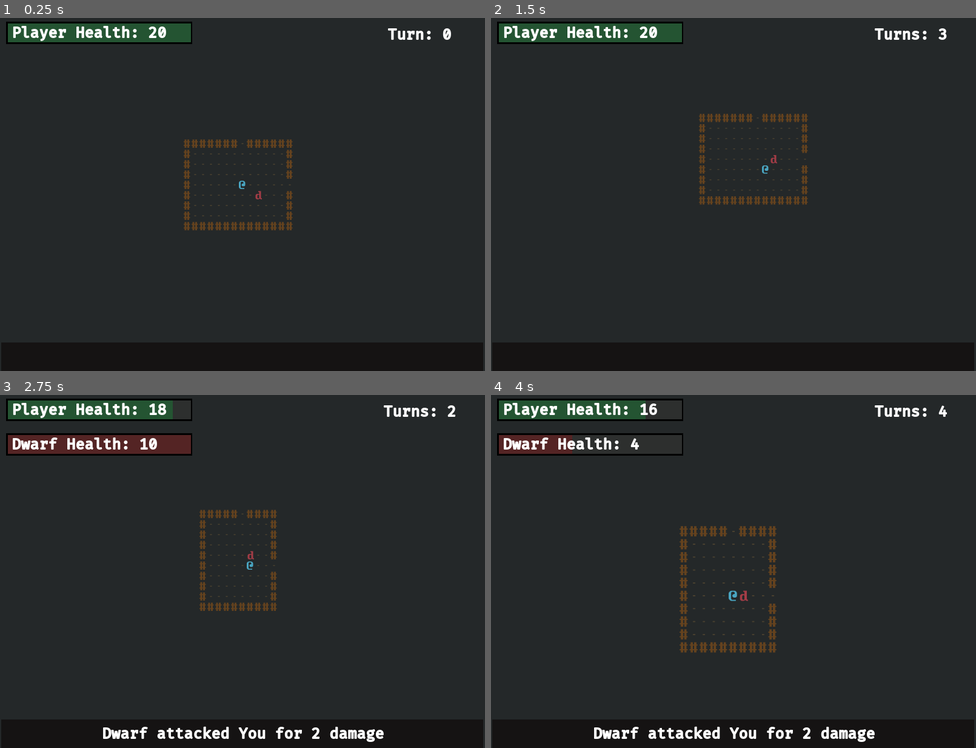
Above: before the commit, frames 1-4 (two rows, left to right).
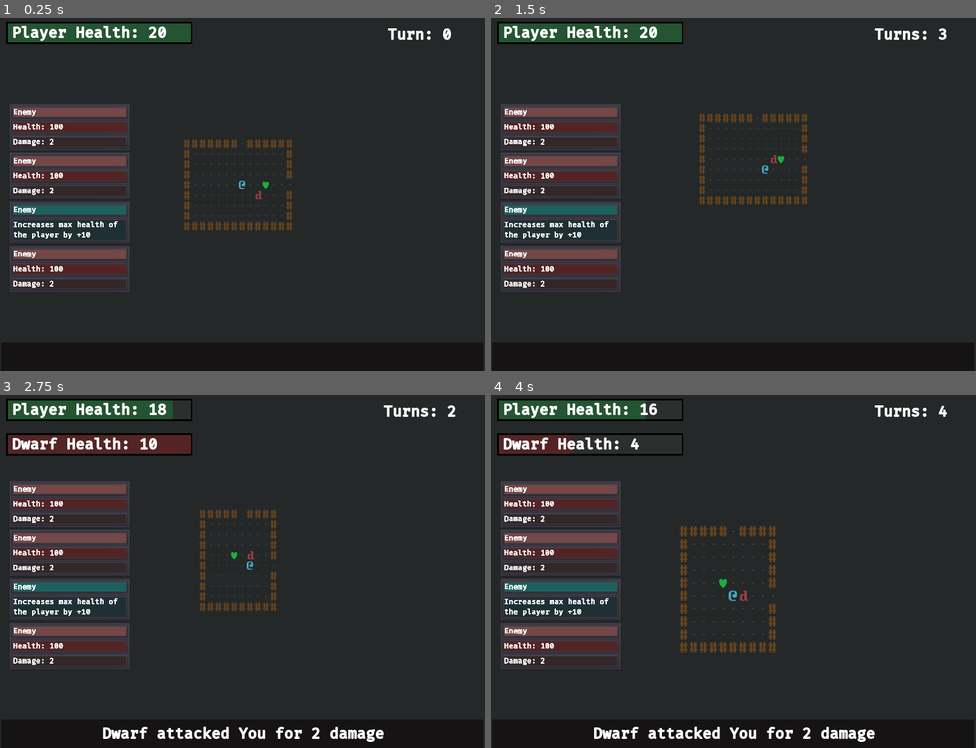
Above: after the commit, the same moments.

Repository: ZenCoderGames/ZRoguelikeGame
Game: Godot game, scene res://scene/main/MainScene.tscn
Same seed, same stepped clock (60 frames per second), same inputs: the game is played once before the commit and once after it.
Inputs:
- Up to frame 1 (0.25 s): no input
- Up to frame 2 (1.5 s): hold Right (move_right) 0.53-1.28 s; tap S (cam_move_down) at 0.6 s; tap Enter at 1.25 s; hold Down (move_down) from 1.28 s (still down); tap A (cam_move_left) at 1.35 s
- Up to frame 3 (2.75 s): tap R (reset_dungeon) at 2 s; release Down (move_down) at 2.03 s; hold Right (move_right) from 2.03 s (still down); tap D (cam_move_right) at 2.1 s
- Up to frame 4 (4 s): release Right (move_right) at 2.78 s; hold Up (move_up) 2.78-3.53 s; tap W (cam_move_up) at 2.85 s; hold Left (move_left) from 3.53 s (still down); tap Q (cam_zoom_in) at 3.6 s

The runs differ from the first frame. In frame 1, 7.3% of the frame differs, in the area x 2-56%, y 24-78%; in frame 2, 7.3%; in frame 3, 7.3%; in frame 4, 7.3%, in the area x 2-49%, y 24-78%.

Commit message:
Item Code Updates and framework for UI

Diff:
--- /dev/null
+++ b/entity/items/Item_BasicSword.tscn
@@ -0,0 +1,15 @@
+[gd_scene load_steps=4 format=2]
+
+[ext_resource path="res://resource/curses_vector_24x36.png" type="Texture" id=1]
+[ext_resource path="res://scripts/battle/instance/items/Item.gd" type="Script" id=2]
+
+[sub_resource type="AtlasTexture" id=1]
+flags = 4
+atlas = ExtResource( 1 )
+region = Rect2( 72, 252, 24, 36 )
+
+[node name="Item_Sword" type="Sprite"]
+self_modulate = Color( 0.113725, 0.658824, 0.686275, 1 )
+position = Vector2( 209, 69 )
+texture = SubResource( 1 )
+script = ExtResource( 2 )
--- /dev/null
+++ b/entity/items/Item_ClothArmor.tscn
@@ -0,0 +1,15 @@
+[gd_scene load_steps=4 format=2]
+
+[ext_resource path="res://resource/curses_vector_24x36.png" type="Texture" id=1]
+[ext_resource path="res://scripts/battle/instance/items/Item.gd" type="Script" id=2]
+
+[sub_resource type="AtlasTexture" id=1]
+flags = 4
+atlas = ExtResource( 1 )
+region = Rect2( 24, 216, 24, 36 )
+
+[node name="Item_ClothArmor" type="Sprite"]
+self_modulate = Color( 0.113725, 0.658824, 0.686275, 1 )
+position = Vector2( 209, 69 )
+texture = SubResource( 1 )
+script = ExtResource( 2 )
--- /dev/null
+++ b/entity/items/Item_HealthUpgrade.tscn
@@ -0,0 +1,15 @@
+[gd_scene load_steps=4 format=2]
+
+[ext_resource path="res://resource/curses_vector_24x36.png" type="Texture" id=1]
+[ext_resource path="res://scripts/battle/instance/items/Item.gd" type="Script" id=2]
+
+[sub_resource type="AtlasTexture" id=1]
+flags = 4
+atlas = ExtResource( 1 )
+region = Rect2( 72, 0, 24, 36 )
+
+[node name="Item_HealthUpgrade" type="Sprite"]
+self_modulate = Color( 0.113725, 0.686275, 0.254902, 1 )
+position = Vector2( 209, 69 )
+texture = SubResource( 1 )
+script = ExtResource( 2 )
--- /dev/null
+++ b/entity/items/Item_HeavySword.tscn
@@ -0,0 +1,15 @@
+[gd_scene load_steps=4 format=2]
+
+[ext_resource path="res://resource/curses_vector_24x36.png" type="Texture" id=1]
+[ext_resource path="res://scripts/battle/instance/items/Item.gd" type="Script" id=2]
+
+[sub_resource type="AtlasTexture" id=1]
+flags = 4
+atlas = ExtResource( 1 )
+region = Rect2( 72, 180, 24, 36 )
+
+[node name="Item_HeavySword" type="Sprite"]
+self_modulate = Color( 0.113725, 0.658824, 0.686275, 1 )
+position = Vector2( 209, 69 )
+texture = SubResource( 1 )
+script = ExtResource( 2 )
--- /dev/null
+++ b/entity/items/Item_SmallHealingPotion.tscn
@@ -0,0 +1,15 @@
+[gd_scene load_steps=4 format=2]
+
+[ext_resource path="res://resource/curses_vector_24x36.png" type="Texture" id=1]
+[ext_resource path="res://scripts/battle/instance/items/Item.gd" type="Script" id=2]
+
+[sub_resource type="AtlasTexture" id=1]
+flags = 4
+atlas = ExtResource( 1 )
+region = Rect2( 72, 0, 24, 36 )
+
+[node name="Item_SmallHealPotion" type="Sprite"]
+self_modulate = Color( 0.113725, 0.686275, 0.243137, 1 )
+position = Vector2( 209, 69 )
+texture = SubResource( 1 )
+script = ExtResource( 2 )
--- a/project.godot
+++ b/project.godot
@@ -94,7 +94,7 @@
 "language": "GDScript",
 "path": "res://scripts/battle/instance/EnemyCharacter.gd"
 }, {
-"base": "Reference",
+"base": "Node2D",
 "class": "Item",
 "language": "GDScript",
 "path": "res://scripts/battle/instance/items/Item.gd"
--- a/resource/items.json
+++ b/resource/items.json
@@ -4,6 +4,7 @@
 			"id": "SWORD_00",
 			"name": "Basic Sword",
 			"description": "Just a simple sword",
+			"path": "entity/items/Item_BasicSword.tscn",
 			"type": "EQUIPABLE",
 			"stats": [
 				{
@@ -16,6 +17,7 @@
 			"id": "SWORD_01",
 			"name": "Heavy Sword",
 			"description": "A heavier more powerful sword",
+			"path": "entity/items/Item_HeavySword.tscn",
 			"type": "EQUIPABLE",
 			"stats": [
 				{
@@ -28,6 +30,7 @@
 			"id": "ARMOR_00",
 			"name": "Cloth Armor",
 			"description": "Simple clothing to protect you",
+			"path": "entity/items/Item_ClothArmor.tscn",
 			"type": "EQUIPABLE",
 			"stats": [
 				{
@@ -40,6 +43,7 @@
 			"id": "HEALTH_POTION_00",
 			"name": "Small Health Potion",
 			"description": "A tiny health potion",
+			"path": "entity/items/Item_SmallHealingPotion.tscn",
 			"type": "CONSUMABLE",
 			"statModifiers": [
 				{
@@ -52,6 +56,7 @@
 			"id": "HEALTH_UPGRADE_00",
 			"name": "Blessing of health",
 			"description": "A boost to base health",
+			"path": "entity/items/Item_HealthUpgrade.tscn",
 			"type": "CONSUMABLE",
 			"statModifiers": [
 				{
--- /dev/null
+++ b/scene/gui/CharacterUI.tscn
@@ -0,0 +1,87 @@
+[gd_scene load_steps=2 format=2]
+
+[ext_resource path="res://themes/guiTheme.tres" type="Theme" id=1]
+
+[node name="PanelContainer" type="PanelContainer"]
+margin_top = 112.0
+margin_right = 300.0
+margin_bottom = 269.0
+
+[node name="VBoxContainer" type="VBoxContainer" parent="."]
+margin_left = 7.0
+margin_top = 7.0
+margin_right = 293.0
+margin_bottom = 150.0
+
+[node name="PanelContainer" type="PanelContainer" parent="VBoxContainer"]
+margin_right = 286.0
+margin_bottom = 45.0
+
+[node name="Bg" type="ColorRect" parent="VBoxContainer/PanelContainer"]
+margin_left = 7.0
+margin_top = 7.0
+margin_right = 279.0
+margin_bottom = 38.0
+color = Color( 0.462745, 0.282353, 0.282353, 1 )
+
+[node name="HealthLabel" type="Label" parent="VBoxContainer/PanelContainer"]
+margin_left = 7.0
+margin_top = 7.0
+margin_right = 279.0
+margin_bottom = 38.0
+theme = ExtResource( 1 )
+text = "Enemy"
+
+[node name="PanelContainer3" type="PanelContainer" parent="VBoxContainer"]
+margin_top = 49.0
+margin_right = 286.0
+margin_bottom = 94.0
+
+[node name="Bg" type="ColorRect" parent="VBoxContainer/PanelContainer3"]
+margin_left = 7.0
+margin_top = 7.0
+margin_right = 279.0
+margin_bottom = 38.0
+color = Color( 0, 0, 0, 1 )
+
+[node name="InnerBg" type="ColorRect" parent="VBoxContainer/PanelContainer3"]
+margin_left = 7.0
+margin_top = 7.0
+margin_right = 279.0
+margin_bottom = 38.0
+color = Color( 0.180392, 0.188235, 0.184314, 1 )
+
+[node name="HealthBar" type="ColorRect" parent="VBoxContainer/PanelContainer3"]
+margin_left = 7.0
+margin_top = 7.0
+margin_right = 279.0
+margin_bottom = 38.0
+color = Color( 0.333333, 0.145098, 0.145098, 1 )
+
+[node name="HealthLabel" type="Label" parent="VBoxContainer/PanelContainer3"]
+margin_left = 7.0
+margin_top = 7.0
+margin_right = 279.0
+margin_bottom = 38.0
+theme = ExtResource( 1 )
+text = "Health: 100"
+
+[node name="PanelContainer2" type="PanelContainer" parent="VBoxContainer"]
+margin_top = 98.0
+margin_right = 286.0
+margin_bottom = 143.0
+
+[node name="Bg" type="ColorRect" parent="VBoxContainer/PanelContainer2"]
+margin_left = 7.0
+margin_top = 7.0
+margin_right = 279.0
+margin_bottom = 38.0
+color = Color( 0.203922, 0.156863, 0.156863, 1 )
+
+[node name="DescLabel" type="Label" parent="VBoxContainer/PanelContainer2"]
+margin_left = 7.0
+margin_top = 7.0
+margin_right = 279.0
+margin_bottom = 38.0
+theme = ExtResource( 1 )
+text = "Damage: 2"
--- /dev/null
+++ b/scene/gui/ItemUI.tscn
@@ -0,0 +1,54 @@
+[gd_scene load_steps=2 format=2]
+
+[ext_resource path="res://themes/guiTheme.tres" type="Theme" id=1]
+
+[node name="PanelContainer" type="PanelContainer"]
+margin_top = 112.0
+margin_right = 300.0
+margin_bottom = 157.0
+
+[node name="VBoxContainer" type="VBoxContainer" parent="."]
+margin_left = 7.0
+margin_top = 7.0
+margin_right = 293.0
+margin_bottom = 169.0
+
+[node name="PanelContainer" type="PanelContainer" parent="VBoxContainer"]
+margin_right = 286.0
+margin_bottom = 45.0
+
+[node name="Bg" type="ColorRect" parent="VBoxContainer/PanelContainer"]
+margin_left = 7.0
+margin_top = 7.0
+margin_right = 279.0
+margin_bottom = 38.0
+color = Color( 0.117647, 0.384314, 0.376471, 1 )
+
+[node name="HealthLabel" type="Label" parent="VBoxContainer/PanelContainer"]
+margin_left = 7.0
+margin_top = 7.0
+margin_right = 279.0
+margin_bottom = 38.0
+theme = ExtResource( 1 )
+text = "Enemy"
+
+[node name="PanelContainer3" type="PanelContainer" parent="VBoxContainer"]
+margin_top = 49.0
+margin_right = 286.0
+margin_bottom = 162.0
+
+[node name="Bg" type="ColorRect" parent="VBoxContainer/PanelContainer3"]
+margin_left = 7.0
+margin_top = 7.0
+margin_right = 279.0
+margin_bottom = 106.0
+color = Color( 0.12549, 0.192157, 0.207843, 1 )
+
+[node name="HealthLabel" type="Label" parent="VBoxContainer/PanelContainer3"]
+margin_left = 7.0
+margin_top = 7.0
+margin_right = 279.0
+margin_bottom = 106.0
+theme = ExtResource( 1 )
+text = "Increases max health of the player by +10"
+autowrap = true
--- a/scene/gui/MainGUI.tscn
+++ b/scene/gui/MainGUI.tscn
@@ -1,7 +1,9 @@
-[gd_scene load_steps=3 format=2]
+[gd_scene load_steps=5 format=2]
 
 [ext_resource path="res://themes/guiTheme.tres" type="Theme" id=1]
 [ext_resource path="res://scripts/battle/ui/BattleUI.gd" type="Script" id=2]
+[ext_resource path="res://scene/gui/CharacterUI.tscn" type="PackedScene" id=3]
+[ext_resource path="res://scene/gui/ItemUI.tscn" type="PackedScene" id=4]
 
 [node name="MainGUI" type="Control"]
 margin_right = 800.0
@@ -138,3 +140,37 @@
 text = "Press 'R' to restart"
 align = 1
 valign = 1
+
+[node name="VBoxContainer" type="VBoxContainer" parent="."]
+margin_left = 15.0
+margin_top = 150.0
+margin_right = 415.0
+margin_bottom = 809.0
+rect_scale = Vector2( 0.5, 0.5 )
+alignment = 1
+
+[node name="PanelContainer" parent="VBoxContainer" instance=ExtResource( 3 )]
+margin_top = 17.0
+margin_right = 400.0
+margin_bottom = 174.0
+
+[node name="PanelContainer2" parent="VBoxContainer" instance=ExtResource( 3 )]
+margin_top = 178.0
+margin_right = 400.0
+margin_bottom = 335.0
+
+[node name="PanelContainer3" parent="VBoxContainer" instance=ExtResource( 3 )]
+visible = false
+margin_top = 322.0
+margin_right = 200.0
+margin_bottom = 479.0
+
+[node name="PanelContainer5" parent="VBoxContainer" instance=ExtResource( 4 )]
+margin_top = 339.0
+margin_right = 400.0
+margin_bottom = 481.0
+
+[node name="PanelContainer4" parent="VBoxContainer" instance=ExtResource( 3 )]
+margin_top = 485.0
+margin_right = 400.0
+margin_bottom = 642.0
--- a/scripts/battle/data/DungeonDataManager.gd
+++ b/scripts/battle/data/DungeonDataManager.gd
@@ -3,6 +3,7 @@
 
 var actionDataMap = {}
 var itemDataMap = {}
+var itemDataList = []
 
 var characterDataDict = {}
 var playerData:CharacterData
@@ -30,6 +31,7 @@
 	for itemDataJS in itemDataJSList:
 		var newItemData = ItemData.new(itemDataJS, actionDataMap)
 		itemDataMap[newItemData.id] = newItemData
+		itemDataList.append(newItemData)
 
 func get_item_data(id):
 	return itemDataMap[id]
@@ -52,3 +54,7 @@
 
 func get_random_enemy_data():
 	return enemyDataList[randi() % enemyDataList.size()]
+
+func get_random_item_data():
+	return itemDataList[4]
+	#return itemDataList[randi() % itemDataList.size()]
--- a/scripts/battle/data/items/ItemData.gd
+++ b/scripts/battle/data/items/ItemData.gd
@@ -17,17 +17,24 @@
 var id:String
 var name:String
 var description:String
+var path:String
 var statDataList:Array
 var statModifierDataList:Array
 var actionDataList:Array
 
-enum STAT_TYPE { EQUIPABLE, CONSUMABLE }
+enum ITEM_TYPE { EQUIPABLE, CONSUMABLE }
 var type:int
 
 func _init(itemDataJS, actionDataMap):
 	id = itemDataJS["id"]
 	name = itemDataJS["name"]
 	description = itemDataJS["description"]
+	path = itemDataJS["path"]
+	var itemType = itemDataJS["type"]
+	if ITEM_TYPE.has(itemType):
+		type = ITEM_TYPE.get(itemType)
+	else:
+		print("ERROR: Invalid Item Type - ", itemType)
 
 	if itemDataJS.has("stats"):
 		var statDataJSList = itemDataJS["stats"]
@@ -43,3 +50,9 @@
 		var actionDataIdJSList = itemDataJS["actions"]
 		for actionDataIdJS in actionDataIdJSList:
 			actionDataList.append(actionDataMap[actionDataIdJS])
+
+func is_equippable():
+	return type == ITEM_TYPE.EQUIPABLE
+
+func is_consumable():
+	return type == ITEM_TYPE.CONSUMABLE
--- a/scripts/battle/instance/BattleInstance.gd
+++ b/scripts/battle/instance/BattleInstance.gd
@@ -14,6 +14,7 @@
 export var pauseAIMovement:bool
 export var pauseAIAttack:bool
 export var dontSpawnEnemies:bool
+export var dontSpawnItems:bool
 export var setPlayerInvulnerable:bool
 export var debugShowAllRooms:bool
 export var debugStartRoomColor:Color
--- a/scripts/battle/instance/Character.gd
+++ b/scripts/battle/instance/Character.gd
@@ -20,8 +20,9 @@
 
 signal OnCharacterMove(x, y)
 signal OnCharacterRoomChanged(newRoom)
-signal OnHealthChanged(displayName, newVal, maxHealth)
+signal OnStatChanged(character)
 signal OnDeath()
+signal OnItemPicked(item)
 
 var originalColor:Color
 
@@ -107,31 +108,52 @@
 
 	return statBaseValue
 
-func modify_stat(statType, statModifier):
-	# iterate through char
-	for stat in stats:
-		if stat.type == statType:
-			statModifier.modify(stat)
+"""func modify_stat(statType, statModifier):
+	# iterate through char
+	for stat in stats:
+		if stat.type == statType:
+			statModifier.modify(stat)"""
 
 func modify_stat_value(statType, modifierValue):
 	# iterate through char
 	for stat in stats:
 		if stat.type == statType:
 			stat.value = stat.value + modifierValue
+			stat.value = clamp(stat.value, 0, stat.baseValue)
+			emit_signal("OnStatChanged", self)
 			return stat.value
 
 	print("ERROR: Can't find stat type - ", statType)
 	return null
 
+func modify_stat_value_from_modifier(statModifierData:StatModifierData):
+	# iterate through char
+	for stat in stats:
+		if stat.type == statModifierData.type:
+			stat.baseValue = stat.baseValue + statModifierData.baseValue
+			stat.value = stat.value + statModifierData.value
+			stat.value = clamp(stat.value, 0, stat.baseValue)
+			emit_signal("OnStatChanged", self)
+			return stat.value
+
+	print("ERROR: Can't find stat type - ", statModifierData.type)
+	return null
+
 # ITEMS
+
+# For testing when player goes over, they get the item
 func add_item(itemToAdd):
 	items.append(itemToAdd)
-
+	itemToAdd.activate(self)
+	emit_signal("OnItemPicked", itemToAdd)
+
+# NOT Used Yet
 func remove_item(itemToRemove):
 	var matchingItems:Array = []
 	for item in items:
 		if item == itemToRemove:
 			matchingItems.append(itemToRemove)
+			itemToRemove.deactivate(self)
 
 	for item in matchingItems:
 		items.erase(item)
@@ -162,15 +184,13 @@
 		show_hit(entity, dmg)
 		yield(get_tree().create_timer(0.1), "timeout")
 		die()
-		emit_signal("OnHealthChanged", displayName, 0, maxHealth)
 		emit_signal("OnDeath")
 	else:
 		show_hit(entity, dmg)
 		Dungeon.emit_signal("OnAttack", entity, self, dmg)
-		emit_signal("OnHealthChanged", displayName, health, maxHealth)
 
 func die():
-	cell.room.enemy_died(self)
+	currentRoom.enemy_died(self)
 	if cell.entityObject!=null:
 		cell.entityObject.hide()
 	cell.clear_entity_on_death()
--- a/scripts/battle/instance/Dungeon.gd
+++ b/scripts/battle/instance/Dungeon.gd
@@ -30,6 +30,7 @@
 	_init_path()
 	_init_data()
 	_init_enemies()
+	_init_items()
 	_init_player()
 
 func _init_rooms():
@@ -210,6 +211,12 @@
 			room.generate_enemies(randi() % 3 + 1)
 			#room.generate_enemies(1)
 
+func _init_items():
+	if battleInstance.dontSpawnItems:
+		return
+
+	startRoom.generate_items(1)
+
 func _init_player():
 	var cell:DungeonCell = rooms[0].get_safe_starting_cell()
 	player = load_character(loadedScenes, cell, dataManager.playerData, Constants.ENTITY_TYPE.DYNAMIC, Constants.pc, Constants.TEAM.PLAYER)
@@ -274,6 +281,13 @@
 	charObject.move_to_cell(cell)
 	return charObject
 
+func load_item(parentContainer, cell, itemData, entityType, groupName):
+	var itemPrefab := load(str("res://", itemData.path))
+	var itemObject = Utils.create_scene(parentContainer, itemData.name, itemPrefab, groupName, cell)
+	cell.init_entity(itemObject, entityType)
+	itemObject.init(itemData, cell)
+	return itemObject
+
 func create_delay(timeToDelay):
 	yield(battleInstance.get_tree().create_timer(timeToDelay), "timeout")
 
--- a/scripts/battle/instance/DungeonRoom.gd
+++ b/scripts/battle/instance/DungeonRoom.gd
@@ -27,6 +27,8 @@
 
 # Enemies
 var enemies:Array = []
+
+var items:Array = []
 
 var maxRows:int
 var maxCols:int
@@ -101,6 +103,25 @@
 	var randomEnemyData:CharacterData = Dungeon.dataManager.get_random_enemy_data()
 	var enemy:Node = Dungeon.load_character(loadedScenes, randomCell, randomEnemyData, Constants.ENTITY_TYPE.DYNAMIC, Constants.enemies, Constants.TEAM.ENEMY)
 	enemies.append(enemy)
+
+func generate_items(totalItemsToSpawn):
+	for i in totalItemsToSpawn:
+		spawnItem()
+
+func spawnItem():
+	# find free cells
+	var freeCells:Array = []
+	for cell in cells:
+		if cell.is_empty():
+			freeCells.append(cell)
+
+	# choose random free cell
+	var randomCell:DungeonCell = freeCells[randi() % freeCells.size()]
+
+	# spawn random enemy
+	var randomItemData:ItemData = Dungeon.dataManager.get_random_item_data()
+	var item:Node = Dungeon.load_item(loadedScenes, randomCell, randomItemData, Constants.ENTITY_TYPE.DYNAMIC, Constants.items)
+	items.append(item)
 
 func register_cell_connection(myCell):
 	if myCell.is_top_edge():
@@ -190,6 +211,16 @@
 			entity.move_to_cell(cell)
 			return true
 		elif(cell.is_entity_type(Constants.ENTITY_TYPE.DYNAMIC)):
+			# Item
+			if cell.entityObject is Item:
+				entity.add_item(cell.entityObject)
+				cell.entityObject.picked()
+				items.erase(cell.entityObject)
+				currentCell.clear_entity()
+				cell.init_entity(entity, Constants.ENTITY_TYPE.DYNAMIC)
+				entity.move_to_cell(cell)
+				return true
+			# Enemy
 			if entity.is_opposite_team(cell.entityObject):
 				entity.attack(cell.entityObject)
 				return true
--- a/scripts/battle/instance/items/Item.gd
+++ b/scripts/battle/instance/items/Item.gd
@@ -1,6 +1,24 @@
+extends Node2D
+
 class_name Item
 
 var data:ItemData
+var cell:DungeonCell
 
-func _init(itemData):
-    data = itemData
+func init(itemData, myCell):
+	data = itemData
+	cell = myCell
+	self.position = Vector2(cell.pos.x, cell.pos.y)
+
+func activate(character):
+	if data.is_consumable():
+		for statModifier in data.statModifierDataList:
+			character.modify_stat_value_from_modifier(statModifier)
+
+func deactivate(character):
+	pass
+
+func picked():
+	if cell.entityObject!=null:
+		cell.entityObject.hide()
+	cell.clear_entity()
--- a/scripts/battle/ui/BattleUI.gd
+++ b/scripts/battle/ui/BattleUI.gd
@@ -30,10 +30,12 @@
 	Dungeon.connect("OnAttack", self, "_on_attack")
 	Dungeon.connect("OnKill", self, "_on_kill")
 
-	Dungeon.player.connect("OnHealthChanged", self, "_on_player_health_changed")
+	Dungeon.player.connect("OnStatChanged", self, "_on_player_stat_changed")
 	Dungeon.player.connect("OnDeath", self, "_on_player_death")
 
-	_on_player_health_changed(Dungeon.player.displayName, Dungeon.player.get_health(), Dungeon.player.get_max_health())
+	Dungeon.player.connect("OnItemPicked", self, "_on_item_picked")
+
+	_on_player_stat_changed(Dungeon.player)
 
 func _on_turn_taken():
 	turnLabel.text = str("Turns: ", Dungeon.turnsTaken)
@@ -44,17 +46,13 @@
 	detailsLabel.text = str(attacker.displayName, " attacked ", defender.displayName, " for ", damage, " damage")
 
 	if defender.team==Constants.TEAM.ENEMY and !registeredEnemies.has(defender):
-		defender.connect("OnHealthChanged", self, "_on_enemy_health_changed")
+		defender.connect("OnStatChanged", self, "_on_enemy_stat_changed")
 		registeredEnemies[defender] = true
 
 	if defender.team==Constants.TEAM.ENEMY:
-		_on_enemy_health_changed(defender.displayName, defender.get_health(), defender.get_max_health())
+		_on_enemy_stat_changed(defender)
 	else:
-		_on_enemy_health_changed(attacker.displayName, attacker.get_health(), attacker.get_max_health())
-	#yield(get_tree().create_timer(10), "timeout")
-	#detailsUI.visible = false
-	#enemyHealthUI.visible = false
-	#detailsLabel.text = ""
+		_on_enemy_stat_changed(attacker)
 
 func _on_kill(attacker, defender):
 	detailsUI.visible = true
@@ -64,14 +62,22 @@
 	yield(get_tree().create_timer(1), "timeout")
 	detailsUI.visible = false
 
-func _on_player_health_changed(charName:String, newVal:int, maxHealth:int):
-	healthLabel.text = str("Player Health: ", newVal)
-	var pctHealth:float = float(newVal)/float(maxHealth)
+func _on_item_picked(item):
+	detailsUI.visible = true
+	detailsLabel.text = str(item.data.name, " picked up ")
+	yield(get_tree().create_timer(1), "timeout")
+	detailsUI.visible = false
+
+func _on_player_stat_changed(character):
+	# Update Health
+	healthLabel.text = str("Player Health: ", character.get_health())
+	var pctHealth:float = float(character.get_health())/float(character.get_max_health())
 	healthBar.rect_size = Vector2(pctHealth * originalHealthRect.x, originalHealthRect.y)
 
-func _on_enemy_health_changed(charName:String, newVal:int, maxHealth:int):
-	enemyHealthLabel.text = str(charName, " Health: ", newVal)
-	var pctHealth:float = float(newVal)/float(maxHealth)
+func _on_enemy_stat_changed(character:Character):
+	# Update Health
+	enemyHealthLabel.text = str(character.displayName, " Health: ", character.get_health())
+	var pctHealth:float = float(character.get_health())/float(character.get_max_health())
 	enemyHealthBar.rect_size = Vector2(pctHealth * originalHealthRect.x, originalHealthRect.y)
 
 func _on_player_death():
--- /dev/null
+++ b/scripts/battle/ui/CharacterUI.gd
@@ -0,0 +1,8 @@
+extends Node
+
+onready var entityHealthBar:ColorRect = get_node("HealthBar")
+onready var entityHealthLabel:Label = get_node("HealthLabel")
+
+func init(entityObj):
+	# TODO: Populate this list for enemy and items
+	pass
--- /dev/null
+++ b/scripts/battle/ui/ItemUI.gd
@@ -0,0 +1,8 @@
+extends Node
+
+onready var entityHealthBar:ColorRect = get_node("HealthBar")
+onready var entityHealthLabel:Label = get_node("HealthLabel")
+
+func init(entityObj):
+	# TODO: Populate this list for enemy and items
+	pass
--- a/scripts/library/Constants.gd
+++ b/scripts/library/Constants.gd
@@ -19,6 +19,7 @@
 const room_floor: String = "floor"
 const room_wall: String = "wall"
 const enemies: String = "enemies"
+const items: String = "items"
 
 # INPUTS
 const INPUT_EXIT_GAME: String = "exit"
Not shown, changed: todoProgress.txt
